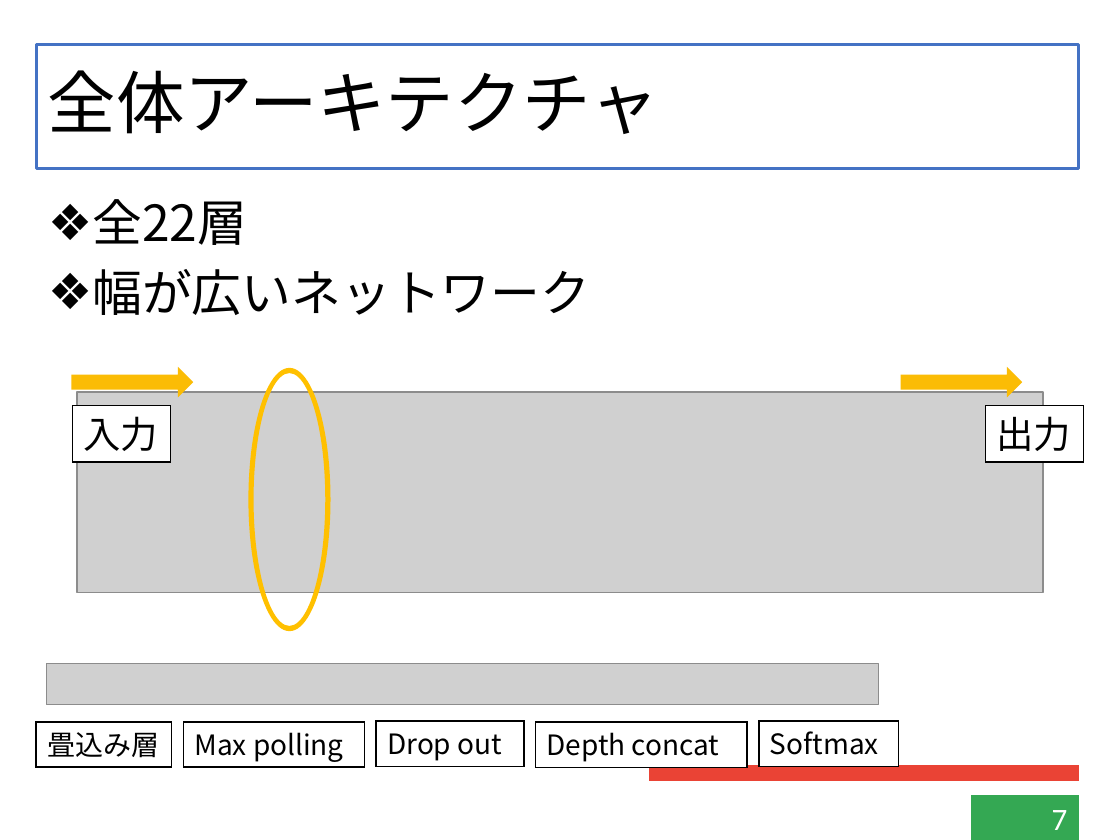
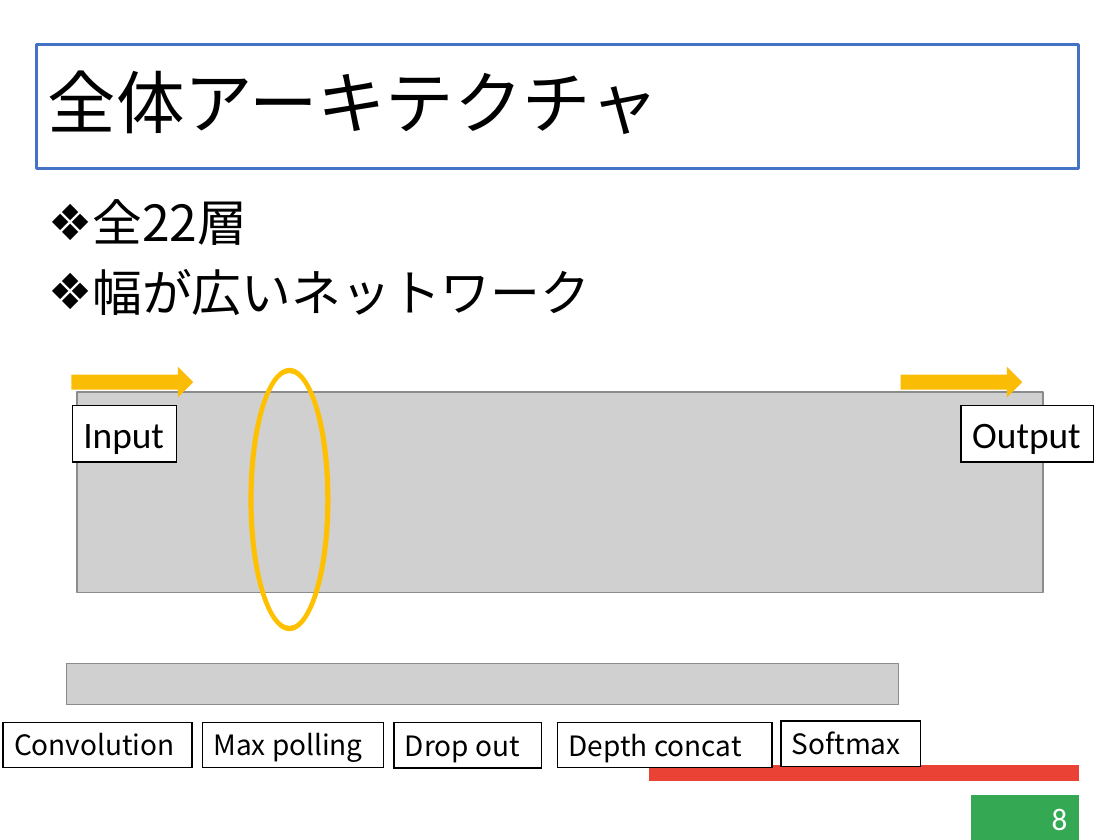
Before and after one commit to kensuke-iizuka/thesis, a slide deck: slide 8 of slide/graduate.pptx (slide 7 before the commit). Drawn at 1120x840 pixels with LibreOffice and Linux fonts; fonts in the diff are those of the drawing; grey boxes stand for pictures. Boxes give left, top, right and bottom in pixels: in the first picture for what was removed or moved away, otherwise in the second. Text is boxed around its words. In the diff, an @@ line names an element or a change of style, - is before the commit and + after.

```diff
--- a/slide/graduate.pptx
+++ b/slide/graduate.pptx
@@ rectangle "Input": place and size @@
-rectangle "Input" at [73, 405, 171, 461]
+rectangle "Input" at [73, 405, 177, 461]
@@ rectangle "Output": place and size @@
-rectangle "Output" at [986, 405, 1084, 461]
+rectangle "Output" at [961, 405, 1093, 461]
@@ text in rectangle at [83, 424, 164, 454]: text changed @@
-入力
+Input
@@ text in rectangle at [972, 423, 1080, 454]: text changed @@
-出力
+Output
@@ rectangle "Convolution": place and size @@
-rectangle "Convolution" at [36, 722, 171, 767]
+rectangle "Convolution" at [3, 722, 193, 767]
@@ text in rectangle at [14, 732, 175, 756]: text changed @@
-畳込み層
+Convolution
@@ rectangle "Depth concat": place and size @@
-rectangle "Depth concat" at [535, 722, 747, 767]
+rectangle "Depth concat" at [558, 722, 772, 767]
@@ 3 rectangles, 1 picture: place and size @@
-3 rectangles, 1 picture at [46, 664, 899, 767]
+3 rectangles, 1 picture at [66, 664, 921, 767]
@@ page number at [1052, 808, 1068, 831]: text changed @@
-7
+8
```
Also in this commit, not shown: 15 other slides changed, 4 slides added, 8 other files.
